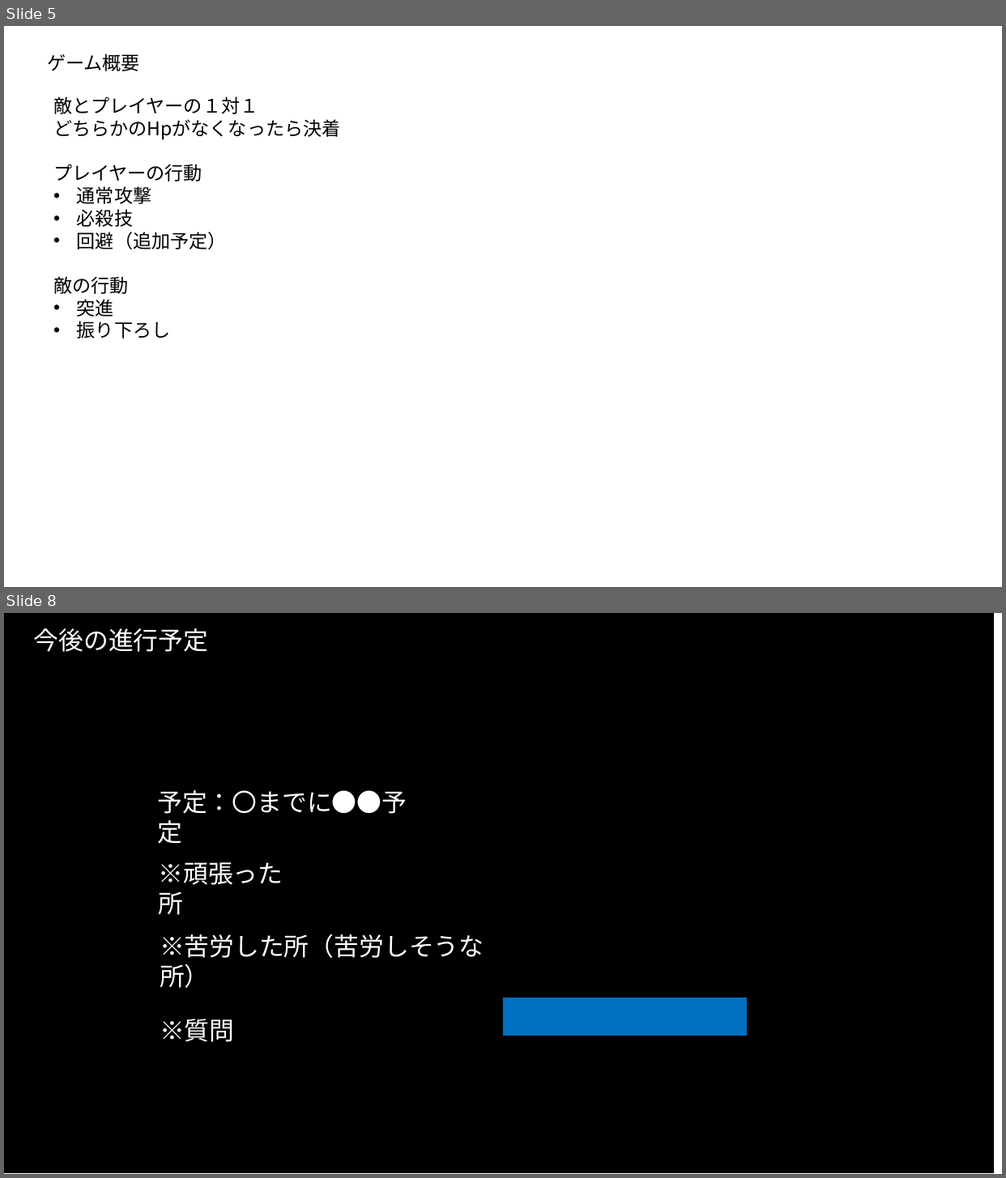
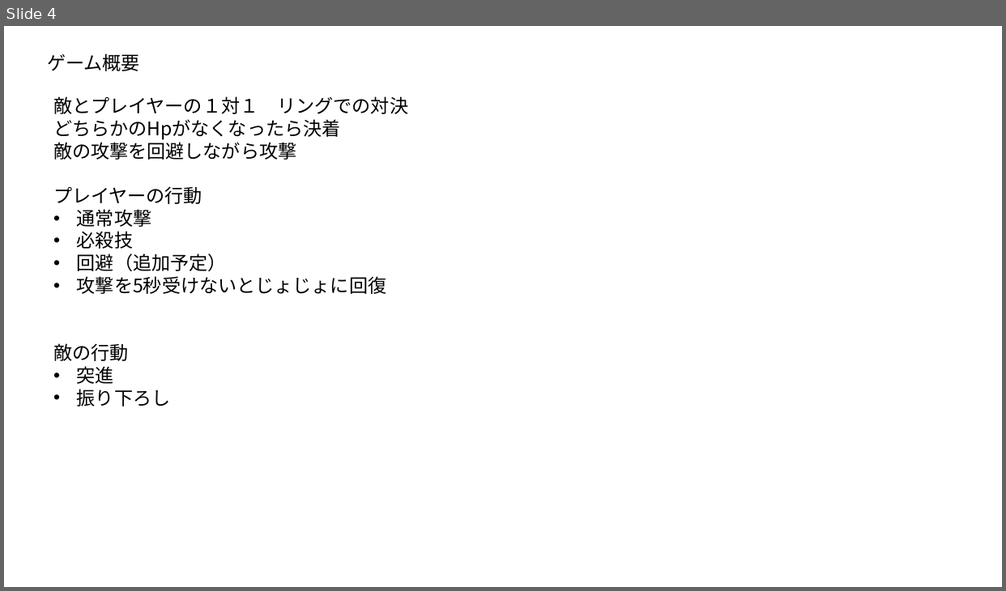
Before and after one commit to ryo-cpu/Camera, a slide deck: 概要書.pptx. Shown one above the other, each under a label of ours: slides 5 and 8 before the commit, slide 4 after it; the slides between them are not shown. The pictures are 1006x1178 and 1006x591 pixels, drawn with LibreOffice and Linux fonts; fonts in the diff are those of the drawing. Boxes give left, top, right and bottom in pixels: in the first picture for what was removed or moved away, otherwise in the second. Text is boxed around its words. In the diff, an @@ line names an element or a change of style, - is before the commit and + after.

```diff
--- a/概要書.pptx
+++ b/概要書.pptx
@@ slide 8 removed at bbox=[4, 613, 1002, 1174], background #FFFFFF @@
@@ rectangle removed at bbox=[4, 613, 993, 1173] @@
@@ text removed at bbox=[34, 628, 209, 652] @@
-今後の進行予定
@@ text removed at bbox=[157, 790, 407, 844] @@
-予定：〇までに●●予定
@@ text removed at bbox=[159, 862, 283, 915] @@
-※頑張った所
@@ text removed at bbox=[160, 934, 484, 958] @@
-※苦労した所（苦労しそうな所）
@@ rectangle removed at bbox=[503, 998, 748, 1035] @@
@@ text removed at bbox=[160, 1019, 234, 1042] @@
-※質問
@@ what was slide 5 is now slide 4 @@
@@ slide 4 changed as well @@
@@ text at bbox=[53, 96, 408, 114]: text changed @@
-敵とプレイヤーの１対１
+敵とプレイヤーの１対１ リングでの対決
@@ text at bbox=[53, 139, 296, 160]: paragraph added @@
+敵の攻撃を回避しながら攻撃
@@ text at bbox=[77, 276, 386, 294]: paragraph added @@
+• 攻撃を5秒受けないとじょじょに回復
```
Also in this commit, not shown: 4 other slides changed, 1 slide added, 2 other slides removed, 6 other files.
